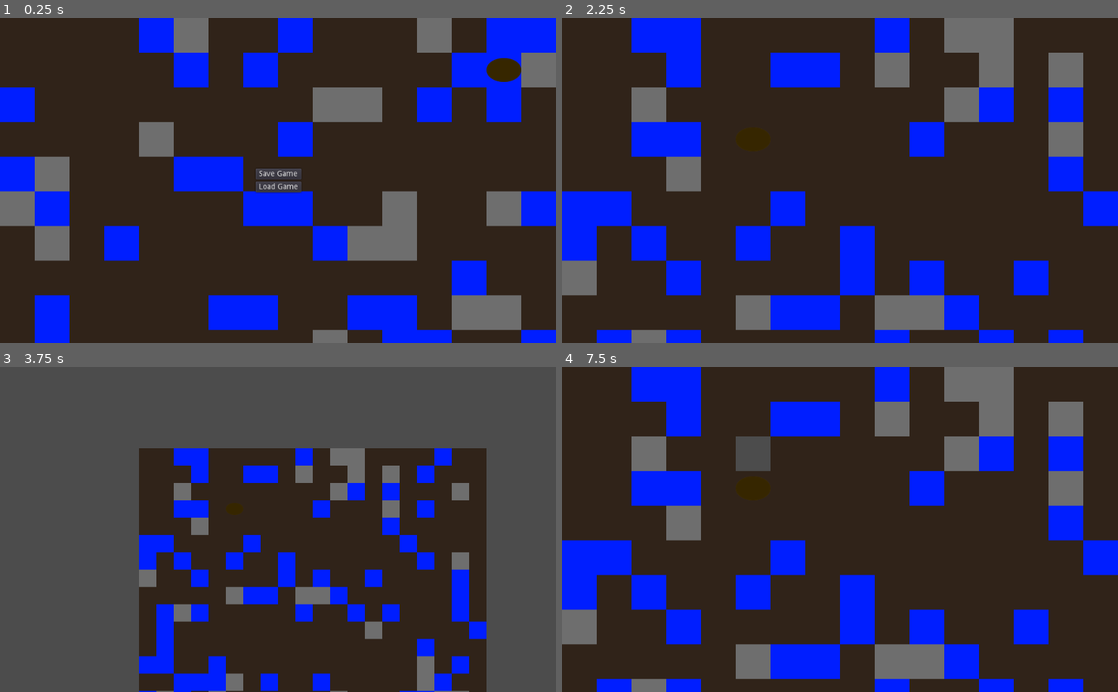
Above: before the commit, frames 1-4 (two rows, left to right).
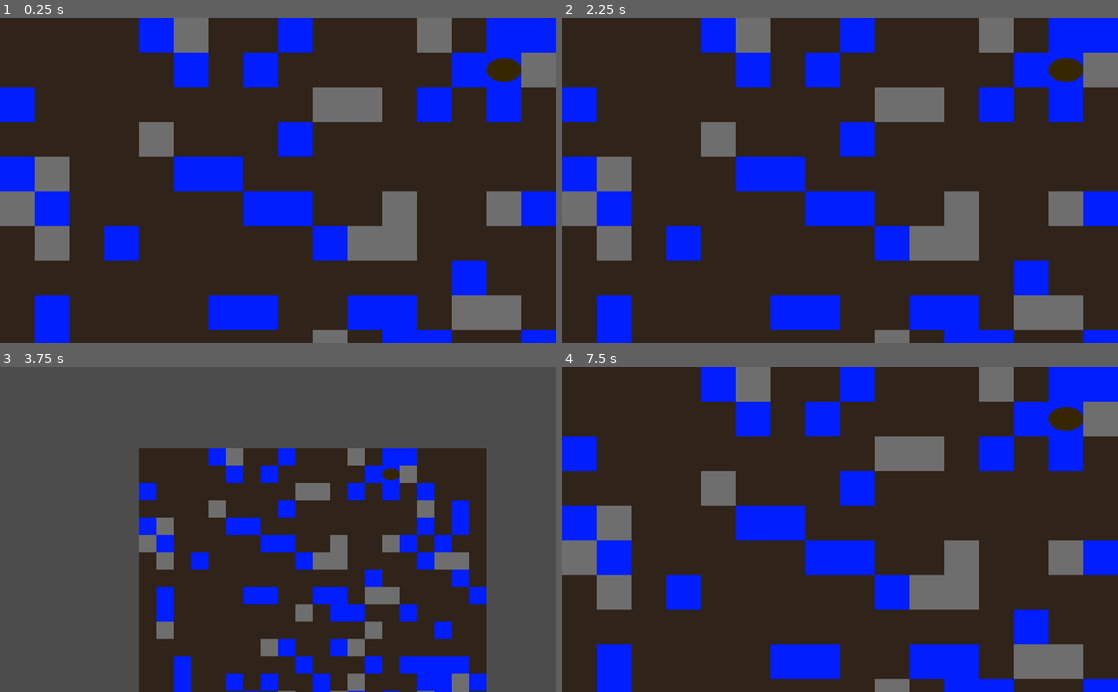
Above: after the commit, the same moments.

Repository: BigAwesome/SpringJam2D
Game: Godot game, scene res://scenes/game.tscn
The game is run twice, just before and just after one commit, with the same random seed, the same clock (stepped at 60 frames per second) and the same inputs.
Inputs (mouse positions are in pixels of both pictures, inside the frame that each line leads up to):
- Up to frame 1 (0.25 s): no input
- Up to frame 2 (2.25 s): tap Enter at 0.5 s; move the mouse to (962, 164) at 0.52 s; press the mouse at (962, 164) at 0.53 s; release the mouse at (962, 164) at 1.25 s; click (840, 174) at 1.25 s, where only the run before the commit has a clickable "Save Game"; click (840, 187) at 2 s, where only the run before the commit has a clickable "Load Game"
- Up to frame 3 (3.75 s): move the mouse to (166, 545) at 2.77 s; right-click (166, 545) at 2.85 s; click (166, 545) at 2.92 s; move the mouse to (333, 458) at 3.52 s; tap Mouse wheel down (mouse_wheel_down) at 3.6 s; click (333, 458) at 3.67 s
- Up to frame 4 (7.5 s): move the mouse to (812, 594) at 4.27 s; tap Mouse wheel up (mouse_wheel_up) at 4.35, 7.35 s; click (812, 594) at 4.42 s; move the mouse to (1006, 578) at 5.02 s; press the mouse at (1006, 578) at 5.03 s; move the mouse to (673, 480) at 5.77 s; release the mouse at (673, 480) at 5.78 s; right-click (673, 480) at 5.85 s; click (673, 480) at 5.92 s; move the mouse to (867, 529) at 6.52 s; tap Mouse wheel down (mouse_wheel_down) at 6.6 s; click (867, 529) at 6.67 s; move the mouse to (756, 448) at 7.27 s; click (756, 448) at 7.42 s

The runs differ from the first frame. In frame 1, 0.6% of the frame differs, in the area x 45-55%, y 46-55%; in frame 2, 41%; in frame 3, 18%; in frame 4, 42%, in the area x 0-100%, y 0-100%.

Commit message:
fix tileset and hide menu

Diff:
--- a/nodes/map.tscn
+++ b/nodes/map.tscn
@@ -47,6 +47,34 @@
 2/shape_one_way_margin = 0.0
 2/shapes = [  ]
 2/z_index = 0
+3/name = "map_placeholder.png 3"
+3/texture = ExtResource( 2 )
+3/tex_offset = Vector2( 0, 0 )
+3/modulate = Color( 1, 1, 1, 1 )
+3/region = Rect2( 192, 0, 64, 64 )
+3/tile_mode = 0
+3/occluder_offset = Vector2( 0, 0 )
+3/navigation_offset = Vector2( 0, 0 )
+3/shape_offset = Vector2( 0, 0 )
+3/shape_transform = Transform2D( 1, 0, 0, 1, 0, 0 )
+3/shape_one_way = false
+3/shape_one_way_margin = 0.0
+3/shapes = [  ]
+3/z_index = 0
+4/name = "map_placeholder.png 4"
+4/texture = ExtResource( 2 )
+4/tex_offset = Vector2( 0, 0 )
+4/modulate = Color( 1, 1, 1, 1 )
+4/region = Rect2( 256, 0, 64, 64 )
+4/tile_mode = 0
+4/occluder_offset = Vector2( 0, 0 )
+4/navigation_offset = Vector2( 0, 0 )
+4/shape_offset = Vector2( 0, 0 )
+4/shape_transform = Transform2D( 1, 0, 0, 1, 0, 0 )
+4/shape_one_way = false
+4/shape_one_way_margin = 0.0
+4/shapes = [  ]
+4/z_index = 0
 
 [node name="Map" type="Node2D"]
 script = ExtResource( 1 )
--- a/scenes/game.tscn
+++ b/scenes/game.tscn
@@ -15,6 +15,7 @@
 script = ExtResource( 1 )
 
 [node name="PauseMenu" parent="." instance=ExtResource( 4 )]
+visible = false
 margin_left = 471.0
 margin_top = 278.0
 margin_right = 555.0
